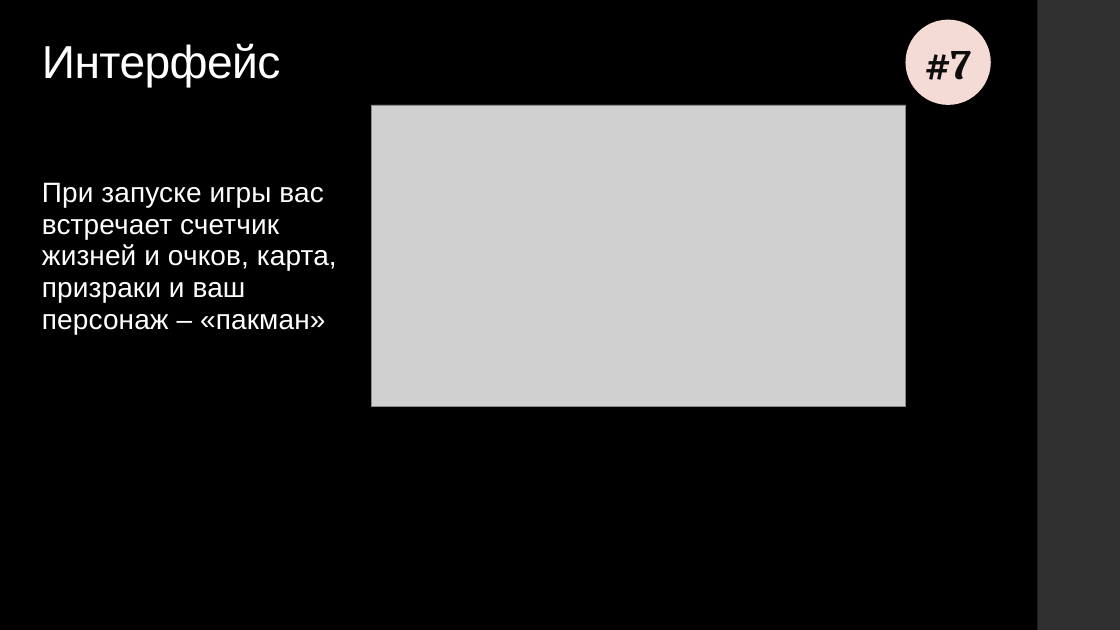
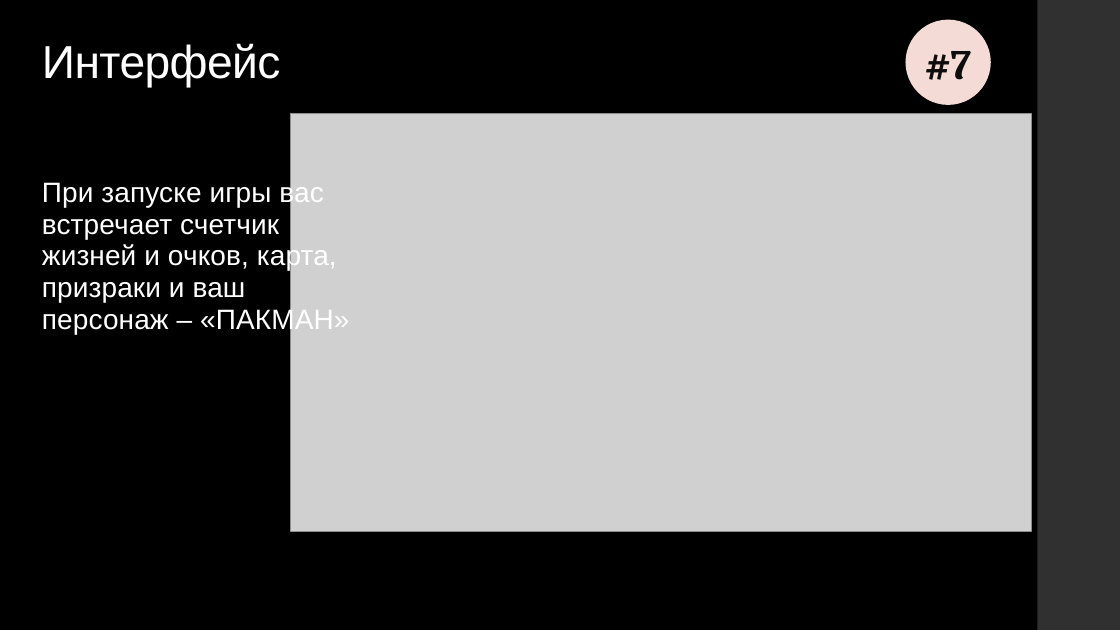
Before and after one commit to Kent4r/exports, a slide deck: slide 8 of PACMAN.pptx. Drawn at 1120x630 pixels with LibreOffice and Linux fonts; fonts in the diff are those of the drawing; grey boxes stand for pictures. Boxes give left, top, right and bottom in pixels: in the first picture for what was removed or moved away, otherwise in the second. Text is boxed around its words. In the diff, an @@ line names an element or a change of style, - is before the commit and + after.

```diff
--- a/PACMAN.pptx
+++ b/PACMAN.pptx
@@ background #5C6A72 to #000000 @@
@@ ellipse "#7" at bbox=[906, 19, 991, 105]: text colour #63727A to #0D0D0D @@
@@ picture: place and size @@
-picture at bbox=[371, 105, 906, 406]
+picture at bbox=[290, 113, 1031, 531]
@@ text at bbox=[42, 180, 349, 334]: text changed; text colour #FDF6E3 to #FFFFFF @@
-При запуске игры вас встречает счетчик жизней и очков, карта, призраки и ваш персонаж – «пакман»
+При запуске игры вас встречает счетчик жизней и очков, карта, призраки и ваш персонаж – «ПАКМАН»
```
Also in this commit, not shown: 11 other slides changed.
